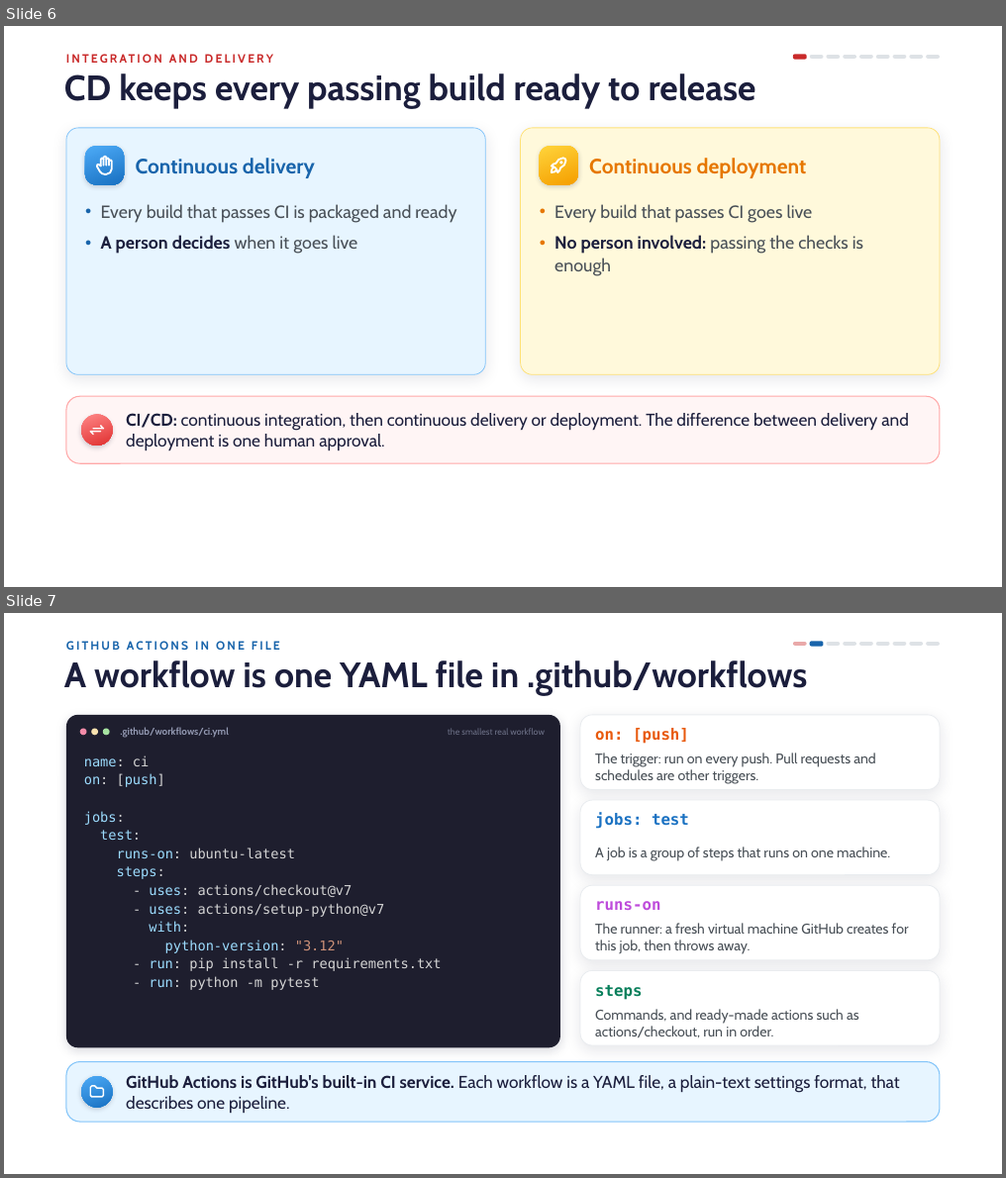
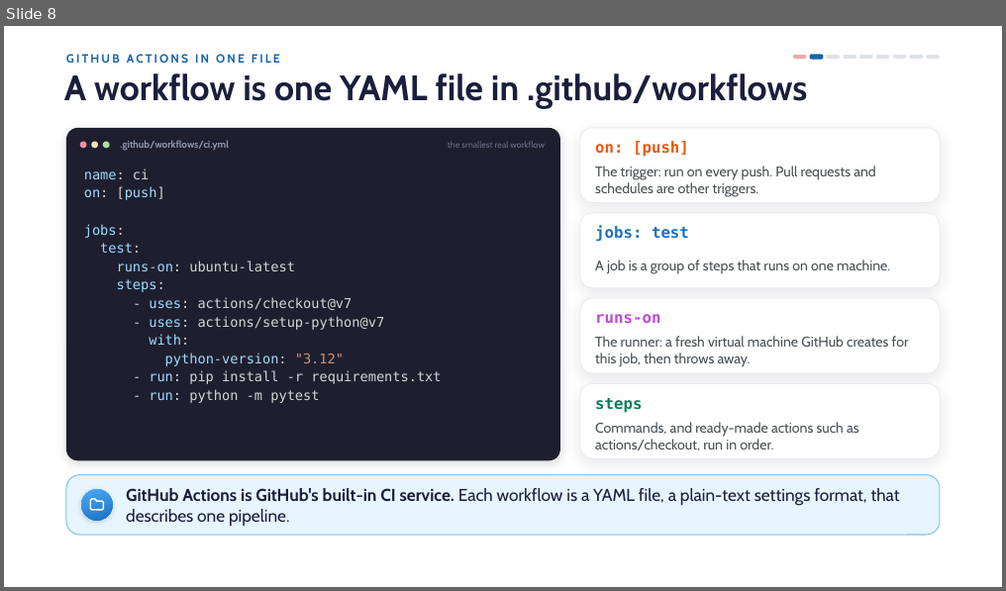
Before and after one commit to FionnQ-H1/aiProg, a slide deck: lectures-and-labs/week10/cicd-lecture.pptx. Shown one above the other, each under a label of ours: slides 6 and 7 before the commit, slide 8 after it. The pictures are 1006x1178 and 1006x591 pixels, drawn with LibreOffice and Linux fonts; fonts in the diff are those of the drawing; background and template pictures are left out. Boxes give left, top, right and bottom in pixels: in the first picture for what was removed or moved away, otherwise in the second. Text is boxed around its words. In the diff, an @@ line names an element or a change of style, - is before the commit and + after.

```diff
--- a/lectures-and-labs/week10/cicd-lecture.pptx
+++ b/lectures-and-labs/week10/cicd-lecture.pptx
@@ slide 6 removed at box(4, 26, 1002, 587), background picture (left out) @@
@@ text removed at box(66, 50, 743, 68) @@
-INTEGRATION AND DELIVERY
@@ rounded rectangle removed at box(793, 55, 807, 60) @@
@@ rounded rectangle removed at box(810, 55, 823, 59) @@
@@ rounded rectangle removed at box(827, 55, 841, 59) @@
@@ rounded rectangle removed at box(844, 55, 856, 59) @@
@@ rounded rectangle removed at box(859, 55, 873, 59) @@
@@ rounded rectangle removed at box(876, 55, 890, 59) @@
@@ rounded rectangle removed at box(893, 55, 906, 59) @@
@@ rounded rectangle removed at box(910, 55, 924, 59) @@
@@ rounded rectangle removed at box(927, 55, 940, 59) @@
@@ title removed at box(64, 74, 756, 108) @@
-CD keeps every passing build ready to release
@@ rounded rectangle removed at box(66, 128, 485, 374) @@
@@ rounded rectangle removed at box(521, 128, 940, 374) @@
@@ rounded rectangle removed at box(85, 146, 124, 184) @@
@@ freeform shape removed at box(94, 155, 116, 176) @@
@@ text removed at box(136, 158, 315, 178) @@
-Continuous delivery
@@ rounded rectangle removed at box(540, 146, 578, 184) @@
@@ freeform shape removed at box(548, 155, 569, 176) @@
@@ text removed at box(589, 158, 807, 178) @@
-Continuous deployment
@@ text removed at box(101, 204, 456, 254) @@
-● Every build that passes CI is packaged and ready
-● A person decides when it goes live
@@ text removed at box(554, 204, 863, 276) @@
-● Every build that passes CI goes live
-● No person involved: passing the checks is enough
@@ rounded rectangle removed at box(66, 396, 940, 464) @@
@@ ellipse removed at box(81, 414, 113, 446) @@
@@ freeform shape removed at box(88, 421, 105, 439) @@
@@ text removed at box(126, 413, 909, 452) @@
-CI/CD: continuous integration, then continuous delivery or deployment. The difference between delivery and deployment is one human approval.
@@ what was slide 7 is now slide 8 @@
```
Also in this commit, not shown: 9 slides changed, 7 slides added, 2 other slides removed, 6 other files.
